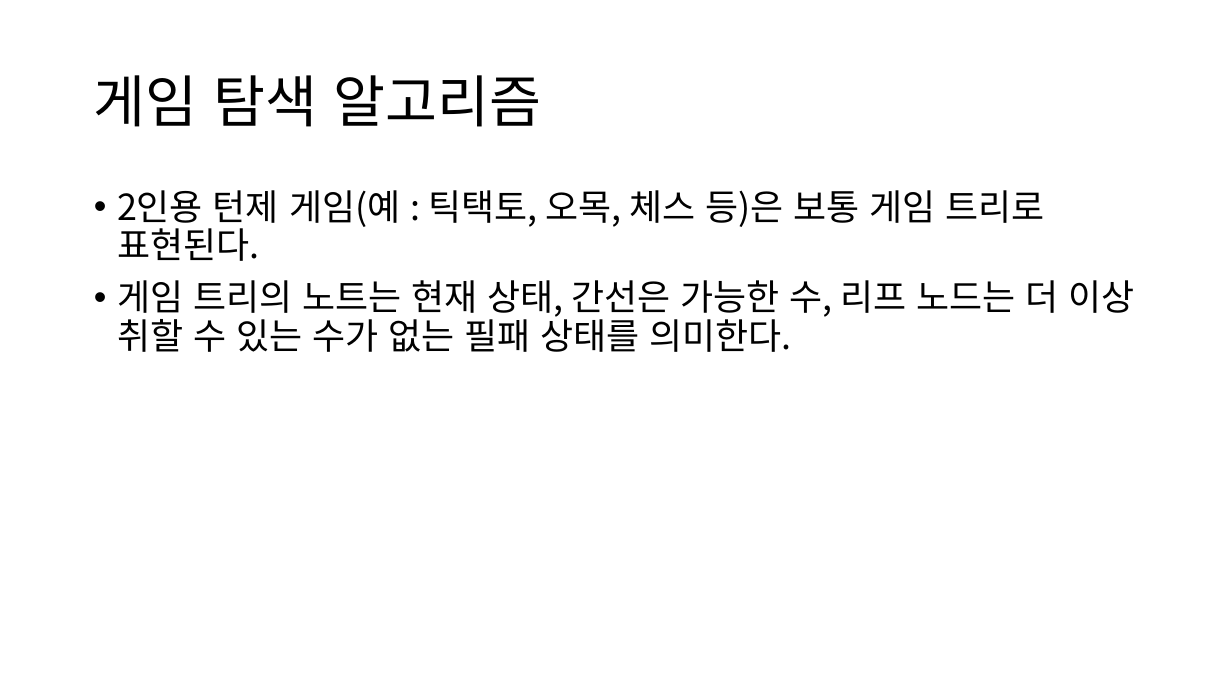
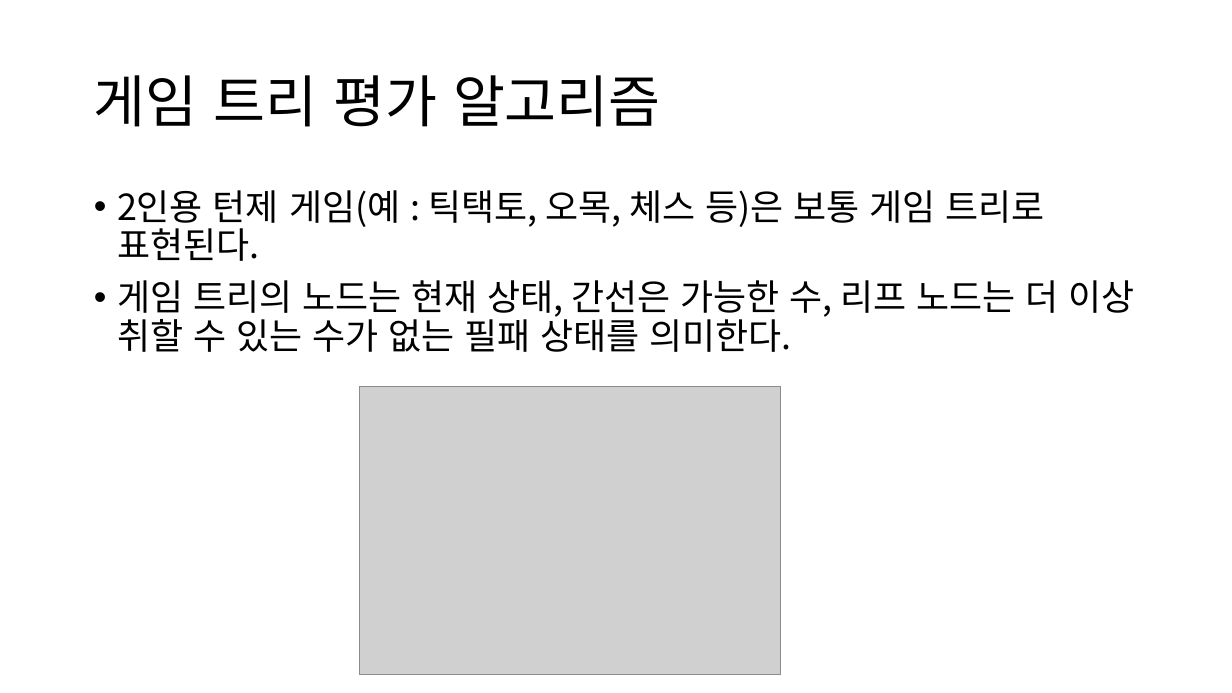
Before and after one commit to singrum/game_tree_scattering, a slide deck: slide 18 of presentation.pptx (slide 11 before the commit). Drawn at 1232x693 pixels with LibreOffice and Linux fonts; fonts in the diff are those of the drawing; grey boxes stand for pictures. Boxes give left, top, right and bottom in pixels: in the first picture for what was removed or moved away, otherwise in the second. Text is boxed around its words. In the diff, an @@ line names an element or a change of style, - is before the commit and + after.

```diff
--- a/presentation.pptx
+++ b/presentation.pptx
@@ title at (94, 75, 661, 127): text changed @@
-게임 탐색 알고리즘
+게임 트리 평가 알고리즘
@@ text at (117, 280, 1135, 352): text changed @@
-• 게임 트리의 노트는 현재 상태, 간선은 가능한 수, 리프 노드는 더 이상 취할 수 있는 수가 없는 필패 상태를 의미한다.
+• 게임 트리의 노드는 현재 상태, 간선은 가능한 수, 리프 노드는 더 이상 취할 수 있는 수가 없는 필패 상태를 의미한다.
@@ picture added at (360, 387, 781, 675) @@
```
Also in this commit, not shown: 9 other slides changed, 19 slides added, 3 slides removed, 2 other files.
